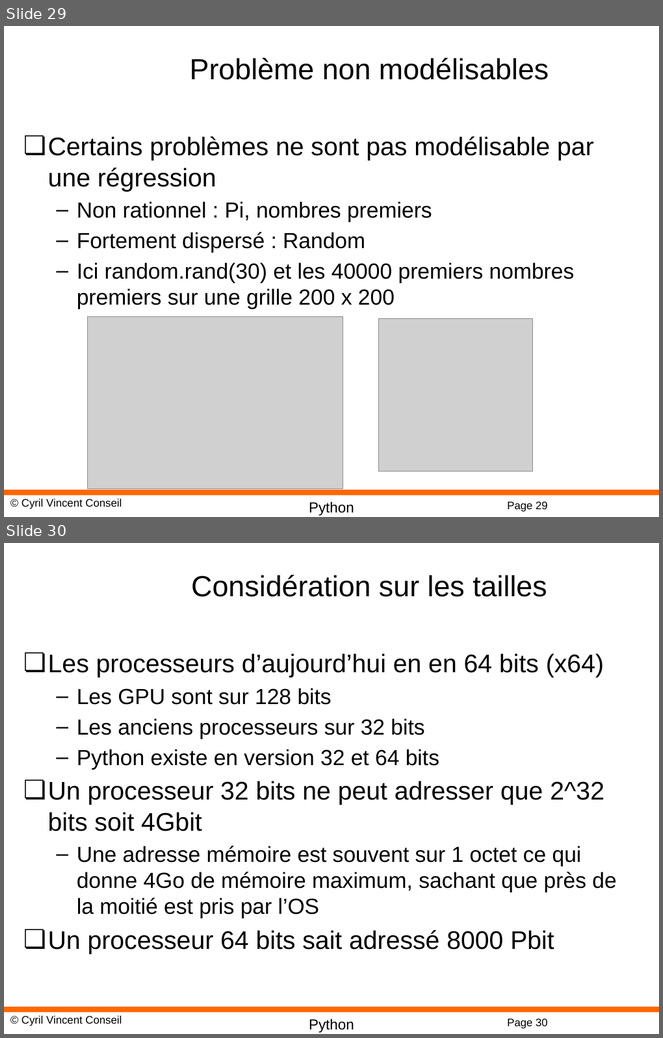
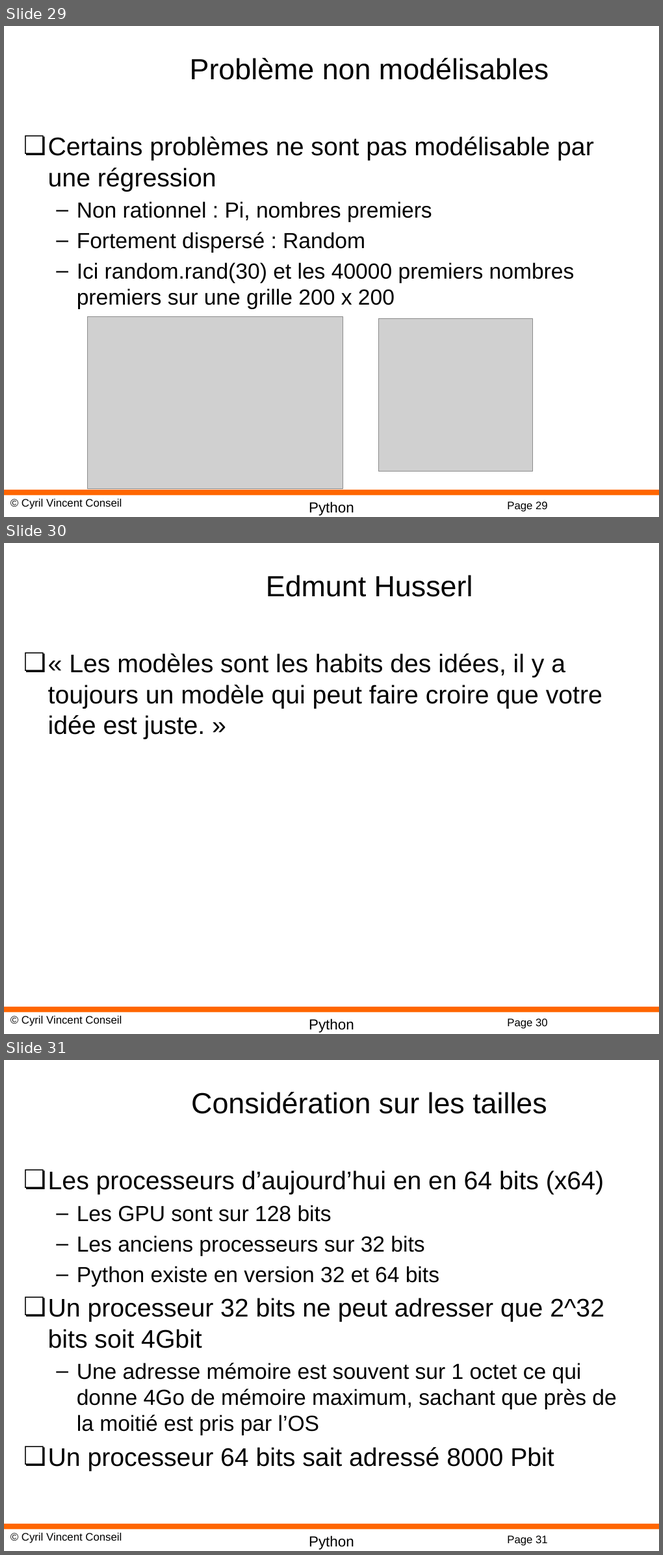
Before and after one commit to cyrilvincent/DL, a slide deck: PPT/DeepLearning05-MachineLearning.pptx. Shown one above the other, each under a label of ours: slides 29 and 30 before the commit, slides 29, 30 and 31 after it. The pictures are 663x1038 and 663x1555 pixels, drawn with LibreOffice and Linux fonts; fonts in the diff are those of the drawing; grey boxes stand for pictures; background and template pictures are left out. Boxes give left, top, right and bottom in pixels: in the first picture for what was removed or moved away, otherwise in the second. Text is boxed around its words. In the diff, an @@ line names an element or a change of style, - is before the commit and + after.

```diff
--- a/PPT/DeepLearning05-MachineLearning.pptx
+++ b/PPT/DeepLearning05-MachineLearning.pptx
@@ slide 30 added at box(4, 543, 659, 1034), background #FFFFFF; not listed: 4 template elements that a slide beside it also shows @@
@@ title added at box(266, 575, 473, 597), 32 pt, text #000000 @@
+Edmunt Husserl
@@ text added at box(48, 653, 603, 739), 28 pt, text #000000 @@
+❏ « Les modèles sont les habits des idées, il y a toujours un modèle qui peut faire croire que votre idée est juste. »
@@ what was slide 30 is now slide 31 @@
@@ page number at box(507, 1536, 548, 1546): text changed @@
-Page 30
+Page 31
```
Also in this commit, not shown: 8 other files.
